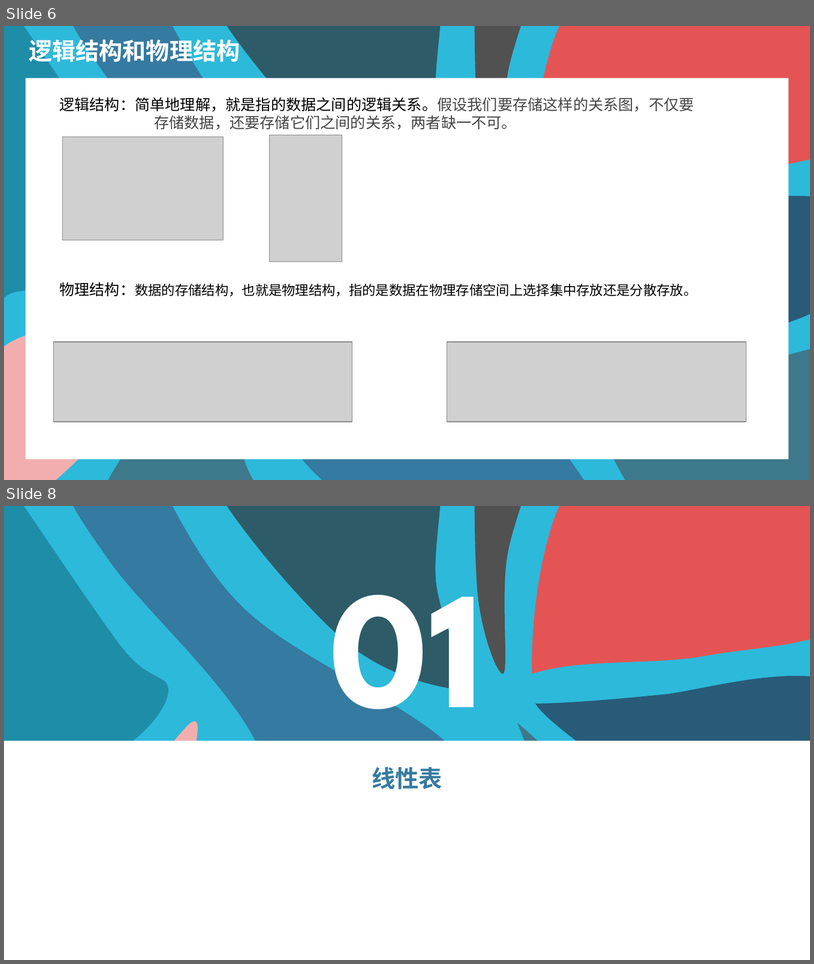
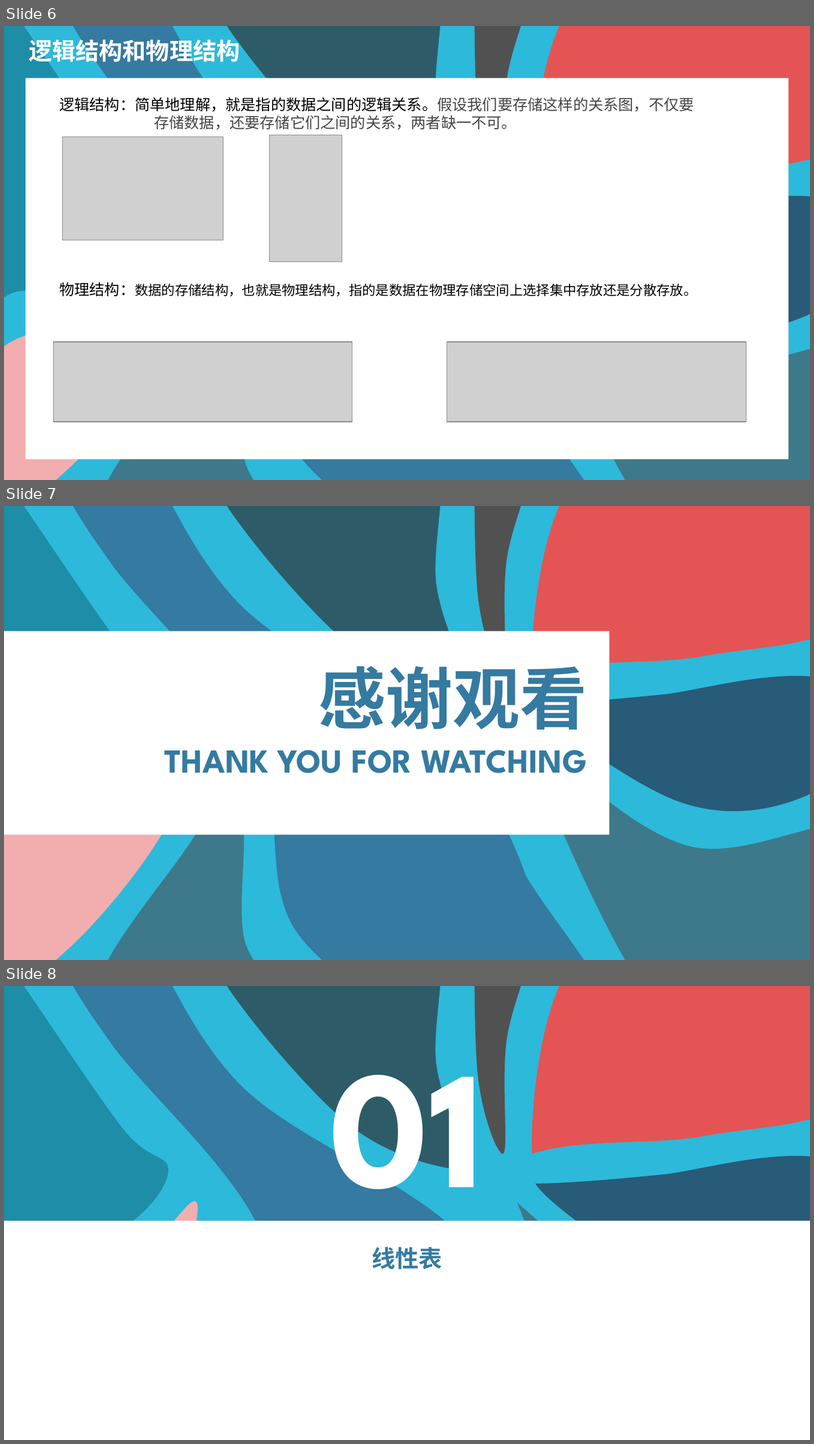
Before and after one commit to StevenEco/ComputerScience, a slide deck: PPT/Data Structure.pptx. Shown one above the other, each under a label of ours: slides 6 and 8 before the commit, slides 6, 7 and 8 after it; the slides between them are not shown. The pictures are 814x964 and 814x1444 pixels, drawn with LibreOffice and Linux fonts; fonts in the diff are those of the drawing; grey boxes stand for pictures. Boxes give left, top, right and bottom in pixels: in the first picture for what was removed or moved away, otherwise in the second. Text is boxed around its words. In the diff, an @@ line names an element or a change of style, - is before the commit and + after.

```diff
--- a/PPT/Data Structure.pptx
+++ b/PPT/Data Structure.pptx
@@ slide 7 added at [4,506,810,960], background #2DB9DA; not listed: 9 template elements that a slide beside it also shows @@
@@ rectangle added at [4,631,609,834], fill #FFFFFF @@
@@ text added at [318,666,587,730], 80 pt, text #357AA0, bold @@
+感谢观看
@@ text added at [164,750,587,773], 40 pt, text #357AA0, bold @@
+THANK YOU FOR WATCHING
```
Also in this commit, not shown: 8 slides changed, 4 other slides added, 3 other files.
